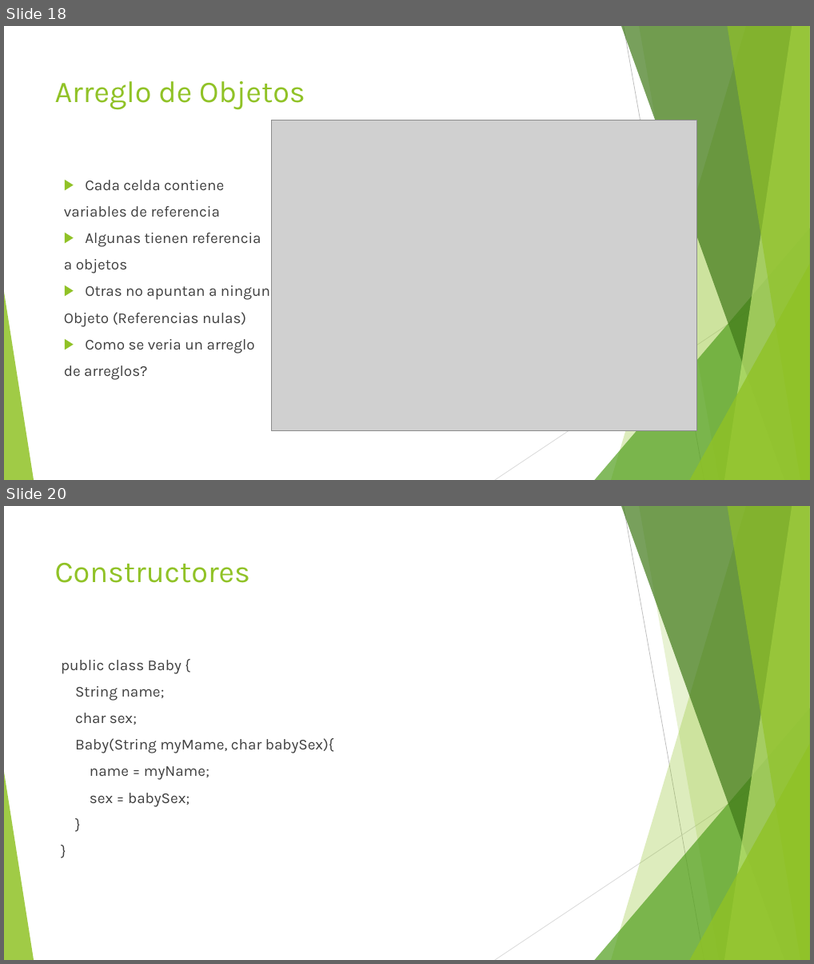
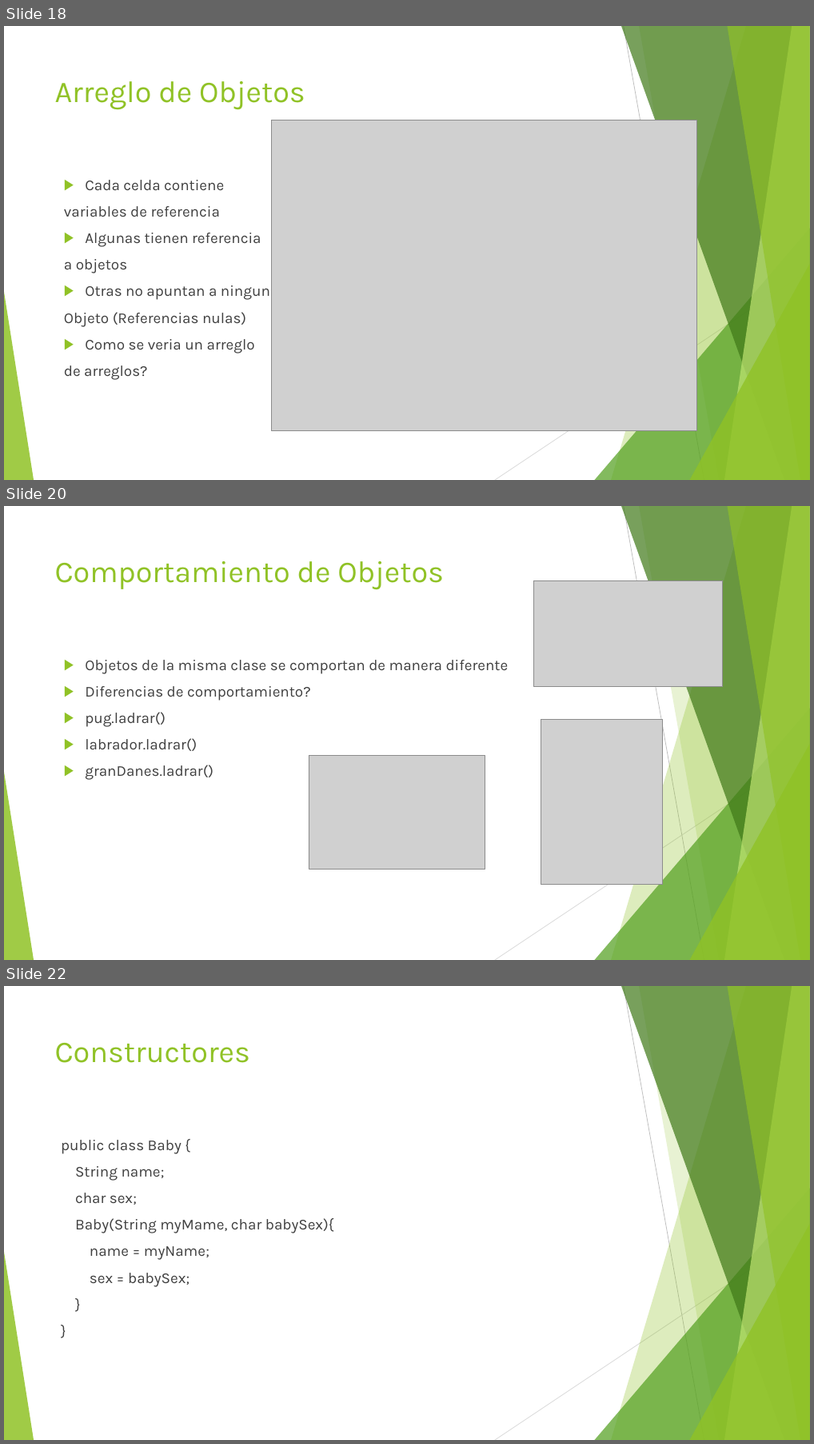
Before and after one commit to jomarnavarro/javaOoBasico, a slide deck: slides/Selenium, Module3.pptx. Shown one above the other, each under a label of ours: slides 18 and 20 before the commit, slides 18, 20 and 22 after it; the slides between them are not shown. The pictures are 814x964 and 814x1444 pixels, drawn with LibreOffice and Linux fonts; fonts in the diff are those of the drawing; grey boxes stand for pictures. Boxes give left, top, right and bottom in pixels: in the first picture for what was removed or moved away, otherwise in the second. Text is boxed around its words. In the diff, an @@ line names an element or a change of style, - is before the commit and + after.

```diff
--- a/slides/Selenium, Module3.pptx
+++ b/slides/Selenium, Module3.pptx
@@ slide 20 added at box(4, 506, 810, 960), background #FFFFFF; not listed: 10 template elements that a slide beside it also shows @@
@@ title added at box(55, 561, 444, 590), 36 pt, text #90C226 @@
+Comportamiento de Objetos
@@ picture added at box(534, 581, 723, 687) @@
@@ text added at box(85, 660, 509, 780), 18 pt, text #3F3F3F @@
+▶ Objetos de la misma clase se comportan de manera diferente
+▶ Diferencias de comportamiento?
+▶ pug.ladrar()
+▶ labrador.ladrar()
+▶ granDanes.ladrar()
@@ picture added at box(541, 720, 662, 884) @@
@@ picture added at box(309, 756, 486, 869) @@
@@ what was slide 20 is now slide 22 @@
```
Also in this commit, not shown: 2 slides changed, 1 other slide added, 4 other files.
